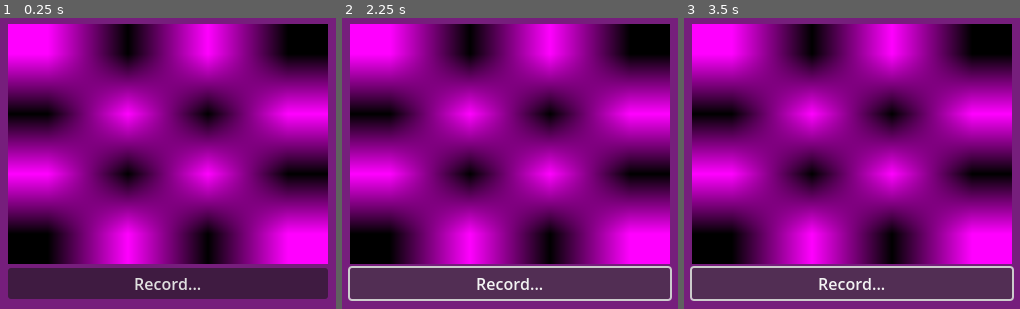
Above: before the commit, frames 1-3 (left to right).
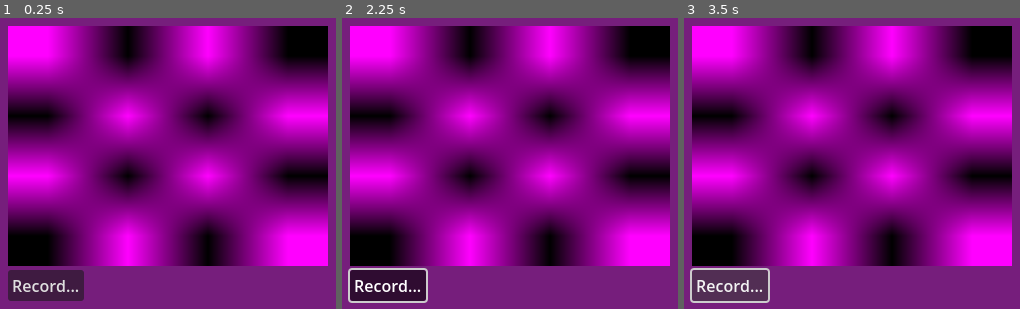
Above: after the commit, the same moments.

Repository: bezark/Monsters-Are-Attacking-the-City
Game: Godot game, scene res://SimpleRecorder.tscn
The game is run twice, just before and just after one commit, with the same random seed, the same clock (stepped at 60 frames per second) and the same inputs.
Inputs:
- Up to frame 1 (0.25 s): no input
- Up to frame 2 (2.25 s): click "Record..." at 0.5 s; click "Record..." at 1.25 s; click "Record..." at 2 s
- Up to frame 3 (3.5 s): tap Enter at 2.75 s

The runs differ from the first frame. In frame 1, 9.7% of the frame differs, in the area x 2-98%, y 2-98%; in frame 2, 13%, in the area x 1-99%, y 2-98%; in frame 3, 11%.

Commit message:
recording demo

Diff:
--- a/monsters-attacking/SimpleRecorder.tscn
+++ b/monsters-attacking/SimpleRecorder.tscn
@@ -28,6 +28,9 @@
 [node name="VBoxContainer" type="VBoxContainer" parent="CenterContainer"]
 layout_mode = 2
 
+[node name="Video" type="VideoStreamPlayer" parent="CenterContainer/VBoxContainer"]
+layout_mode = 2
+
 [node name="WebcamTexture" type="TextureRect" parent="CenterContainer/VBoxContainer"]
 custom_minimum_size = Vector2(320, 240)
 layout_mode = 2
@@ -40,9 +43,13 @@
 FORMAT_INDEX = 1
 camera_texture = ExtResource("2_oy6hb")
 
-[node name="Button" type="Button" parent="CenterContainer/VBoxContainer"]
+[node name="HBoxContainer" type="HBoxContainer" parent="CenterContainer/VBoxContainer"]
 layout_mode = 2
+
+[node name="Record" type="Button" parent="CenterContainer/VBoxContainer/HBoxContainer"]
+layout_mode = 2
+toggle_mode = true
 text = "Record..."
 
-[connection signal="button_down" from="CenterContainer/VBoxContainer/Button" to="." method="_on_button_button_down"]
-[connection signal="button_up" from="CenterContainer/VBoxContainer/Button" to="." method="_on_button_button_up"]
+[connection signal="finished" from="CenterContainer/VBoxContainer/Video" to="." method="_on_video_finished"]
+[connection signal="toggled" from="CenterContainer/VBoxContainer/HBoxContainer/Record" to="." method="_on_record_toggled"]
--- a/monsters-attacking/project.godot
+++ b/monsters-attacking/project.godot
@@ -24,7 +24,6 @@
 
 window/size/viewport_width=720
 window/size/viewport_height=480
-window/size/mode=4
 window/size/always_on_top=true
 window/stretch/mode="viewport"
 
--- a/monsters-attacking/simple_recorder.gd
+++ b/monsters-attacking/simple_recorder.gd
@@ -1,20 +1,68 @@
 extends Control
-var rec_pid
-func _on_button_button_down() -> void:
-	OS.create_instance([])
-	#rec_pid = OS.create_process("wf-recorder",["-c","libx264","-r","30", "--audio","-f","temp.mp4"])
-	# Step 1: Record with fast H.264
-#wf-recorder -c libx264 -p "crf=18,preset=superfast" -r 30 --audio -f temp.mp4
-
-# Step 2: Convert to high-quality OGV
-#ffmpeg -i temp.mp4 -c:v libtheora -q:v 9 -c:a libvorbis -q:a 6 output.ogv
-
-# Remove temp file
-#rm temp.mp4
+var ffmpeg_pid: int = -1
+var recording_path: String = "res://recording.ogv"
 
 
+@onready var video: VideoStreamPlayer = $CenterContainer/VBoxContainer/Video
+
+
+
+
+func start_recording():
+	var output_path = ProjectSettings.globalize_path(recording_path)
+	var args = [
+		"-f", "x11grab",
+		"-r", "30",
+		"-s", "1920x1080",
+		"-i", ":0.0",
+		"-f", "alsa",
+		"-i", "hw:1,0",  # Adjust based on your audio device
+		"-c:v", "libtheora",
+		"-q:v", "7",
+		"-c:a", "libvorbis",
+		"-q:a", "4",
+		"-y",  # Overwrite output file
+		output_path
+	]
+
+	ffmpeg_pid = OS.create_process("ffmpeg", args)
+	print("Started recording with PID: ", ffmpeg_pid)
+
+func stop_recording():
+	if ffmpeg_pid != -1:
+		# Send SIGINT (Ctrl+C) for clean shutdown
+		OS.execute("kill", ["-INT", str(ffmpeg_pid)])
+
+		# Wait a moment for ffmpeg to finish writing
+		await get_tree().create_timer(1.0).timeout
+
+		ffmpeg_pid = -1
+		print("Recording stopped")
+
+func _exit_tree():
+	# Clean up if still recording
+	if ffmpeg_pid != -1:
+		stop_recording()
 
 func _on_button_button_up() -> void:
 	pass
 	#OS.kill(rec_pid, 2)
 	#OS.execute("ffmpeg", ["-i", "temp.mp4", "-c:v", libtheora -q:v 9 -c:a libvorbis -q:a 6 output.ogv])
+
+
+func _on_record_toggled(toggled_on: bool) -> void:
+	if toggled_on:
+		start_recording()
+	else:
+		stop_recording()
+
+func play_video():
+	$CenterContainer/VBoxContainer/WebcamTexture.hide()
+	video.stream.file=recording_path
+	video.show()
+	video.play()
+
+
+func _on_video_finished() -> void:
+	video.hide()
+	$CenterContainer/VBoxContainer/WebcamTexture.show()
Not shown, changed: pi-startup.sh
